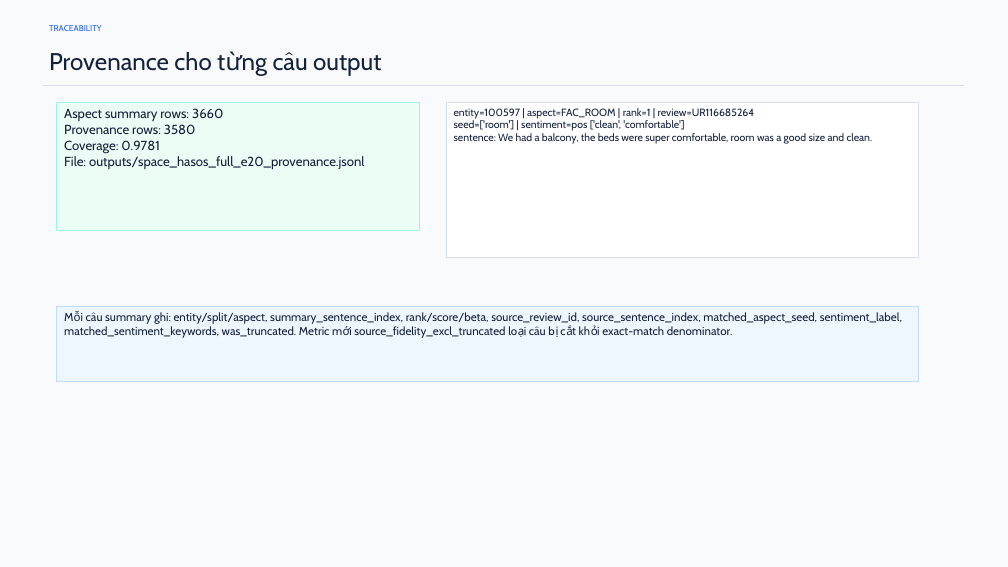
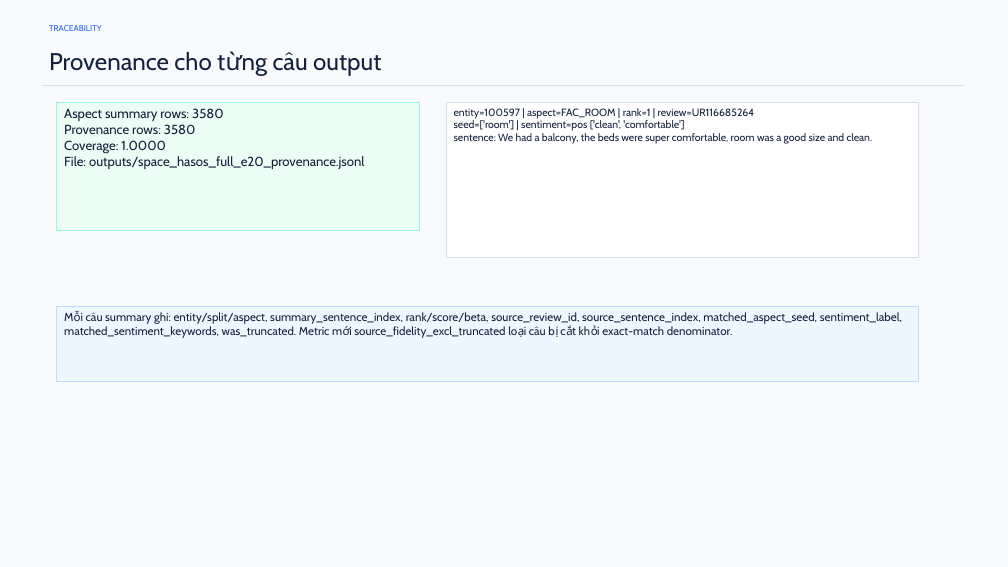
Before and after one commit to Meanliss/hotel-aspect-summarization, a slide deck: slide 4 of reports/space_hasos_full_e20_report.pptx. Drawn at 1008x567 pixels with LibreOffice and Linux fonts; fonts in the diff are those of the drawing. Boxes give left, top, right and bottom in pixels: in the first picture for what was removed or moved away, otherwise in the second. Text is boxed around its words. In the diff, an @@ line names an element or a change of style, - is before the commit and + after.

```diff
--- a/reports/space_hasos_full_e20_report.pptx
+++ b/reports/space_hasos_full_e20_report.pptx
@@ text in rectangle at bbox=[64, 108, 224, 121]: text changed @@
-Aspect summary rows: 3660
+Aspect summary rows: 3580
@@ text in rectangle at bbox=[64, 140, 166, 154]: text changed @@
-Coverage: 0.9781
+Coverage: 1.0000
```
Also in this commit, not shown: 1 slide added, 8 other files.
